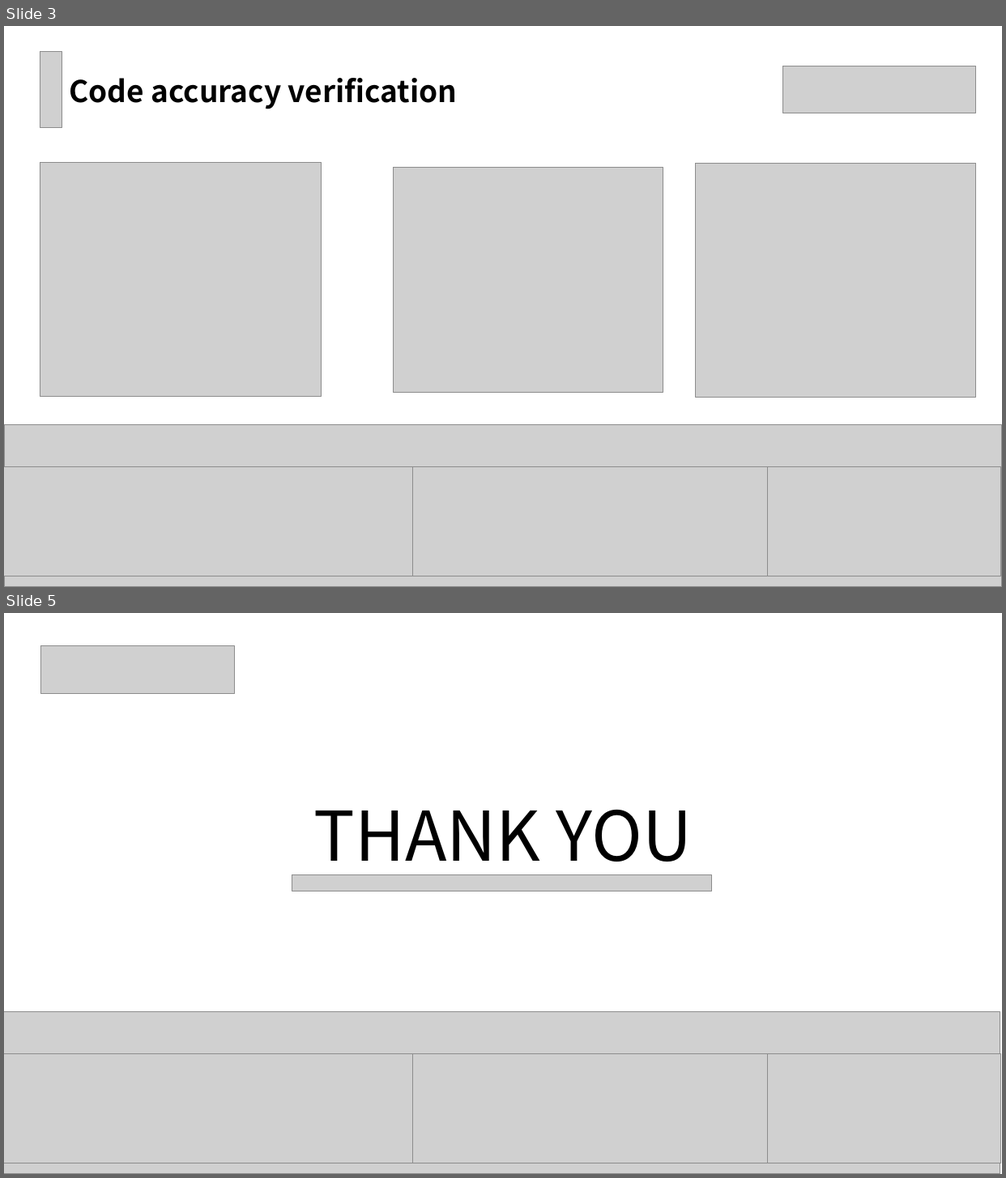
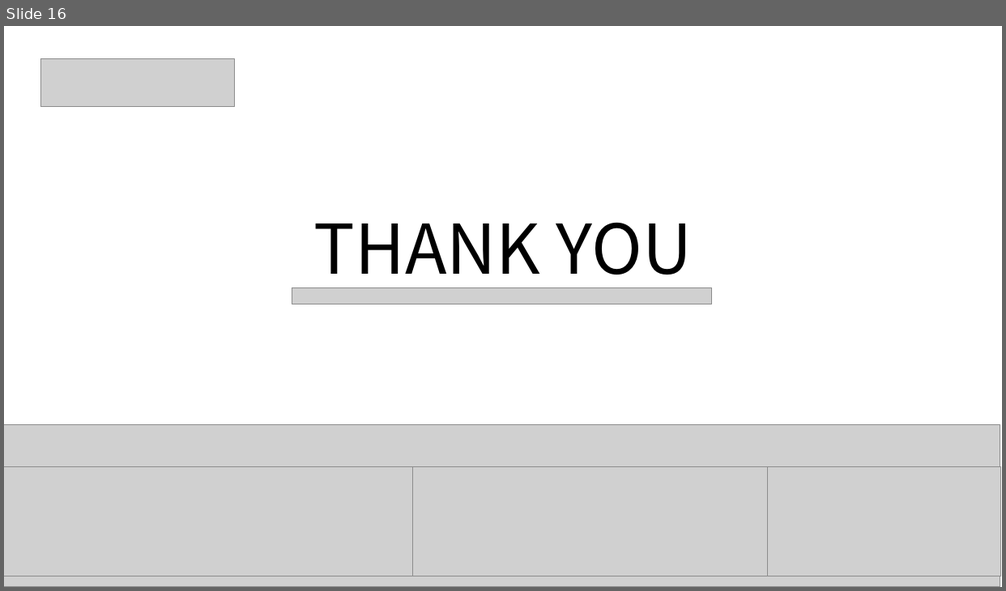
Before and after one commit to TIANGeng708/Graduated_Course, a slide deck: 高级计算机网络与大数据/Homework/homework3/pre.pptx. Shown one above the other, each under a label of ours: slides 3 and 5 before the commit, slide 16 after it; the slides between them are not shown. The pictures are 1006x1178 and 1006x591 pixels, drawn with LibreOffice and Linux fonts; fonts in the diff are those of the drawing; grey boxes stand for pictures. Boxes give left, top, right and bottom in pixels: in the first picture for what was removed or moved away, otherwise in the second. Text is boxed around its words. In the diff, an @@ line names an element or a change of style, - is before the commit and + after.

```diff
--- a/高级计算机网络与大数据/Homework/homework3/pre.pptx
+++ b/高级计算机网络与大数据/Homework/homework3/pre.pptx
@@ slide 3 removed at (4,26,1002,587), background #FFFFFF @@
@@ picture removed at (40,51,62,128) @@
@@ picture removed at (783,66,977,113) @@
@@ title removed at (70,78,458,109) @@
-Code accuracy verification
@@ picture removed at (40,162,321,396) @@
@@ picture removed at (394,168,663,392) @@
@@ picture removed at (695,163,976,397) @@
@@ picture removed at (4,425,1002,587) @@
@@ picture removed at (4,467,414,577) @@
@@ picture removed at (413,467,767,577) @@
@@ picture removed at (768,467,1001,577) @@
@@ what was slide 5 is now slide 16 @@
```
Also in this commit, not shown: 1 slide changed, 14 slides added, 2 other slides removed, 11 other files.
